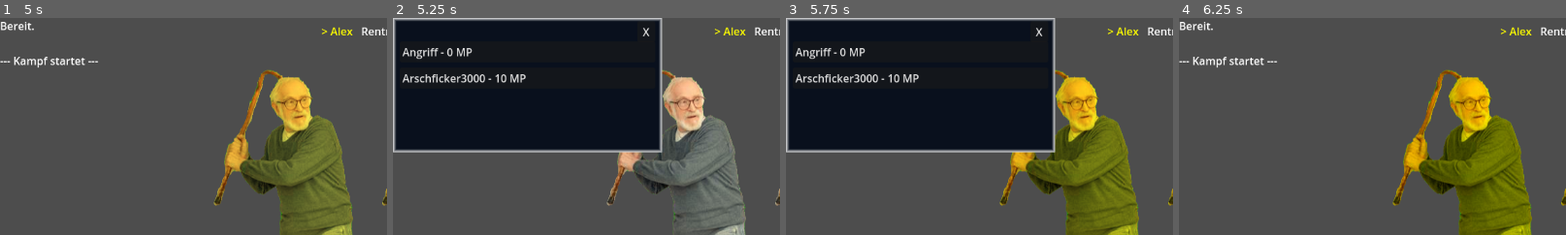
Above: before the commit, frames 1-4 (left to right).
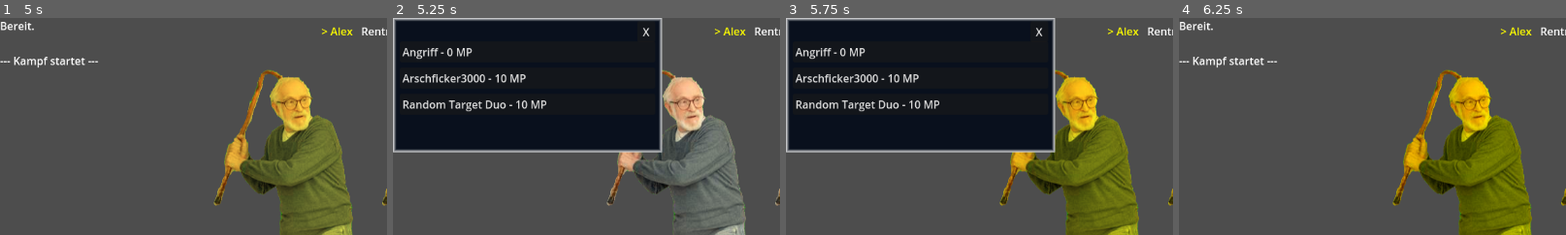
Above: after the commit, the same moments.

Repository: Marv0407/kotstulle-game
Game: Godot game, scene res://scenes/control.tscn
Same seed, same stepped clock (60 frames per second), same inputs: the game is played once before the commit and once after it.
Inputs (mouse positions are % of the whole screen's width and height, from its top left):
- Up to frame 1 (5 s): click "Start New Game" at 0.5 s; click (12, 7) at 1.27 s; type "Alex" at 1.35 s; click "Starten" at 2 s; click "Start Battle" at 2.75 s; click (37, 37) at 3.52 s; click "Attack" at 4.25 s
- Up to frame 2 (5.25 s): click "Skills" at 5 s
- Up to frame 3 (5.75 s): no input
- Up to frame 4 (6.25 s): click "Angriff - 0 MP" at 5.75 s
The pictures show only the part of the screen within x 0-50%, y 0-50%; the shares and areas given below are measured in that part.

Frame 1 is identical in both runs. In frame 2, 0.9% of the frame differs, in the area x 2-40%, y 37-44%; in frame 3, 0.9%; in frame 4, nothing differs.

Commit message:
Add random target skill support and new skills
Implemented execute_skill_random in battle_manager.gd to support skills that target random enemies. Updated skill selection logic to handle 'random' target_selector. Added new skill resources (random-duo.tres, testerschmeester.tres), updated hero.tres to include the new skill, and adjusted feature_tester.tres and Vermilcht.tres for new status effect and skill parameters. Added a BattleTest scene for testing.

Diff:
--- a/ressources/Player Characters/hero.tres
+++ b/ressources/Player Characters/hero.tres
@@ -1,9 +1,10 @@
-[gd_resource type="Resource" script_class="CharData" load_steps=5 format=3 uid="uid://d27kr4qwd3ng"]
+[gd_resource type="Resource" script_class="CharData" load_steps=6 format=3 uid="uid://d27kr4qwd3ng"]
 
 [ext_resource type="Script" uid="uid://b4vfx11poblgj" path="res://scripts/char_data.gd" id="1_x38h4"]
 [ext_resource type="Script" uid="uid://d0ehdwbbf3lbd" path="res://scripts/SkillData.gd" id="2_fpjk5"]
 [ext_resource type="Resource" uid="uid://dgidyqwyuvip7" path="res://ressources/skills/PlayerAttack.tres" id="3_rkocy"]
 [ext_resource type="Resource" uid="uid://b4whja5r01bmo" path="res://ressources/skills/feature_tester.tres" id="4_lodd5"]
+[ext_resource type="Resource" uid="uid://dw0u3emqgo6aw" path="res://ressources/skills/random-duo.tres" id="5_nanq1"]
 
 [resource]
 script = ExtResource("1_x38h4")
@@ -16,5 +17,5 @@
 luck = 15
 speed = 15
 level = 1
-skills = Array[ExtResource("2_fpjk5")]([ExtResource("3_rkocy"), ExtResource("4_lodd5")])
+skills = Array[ExtResource("2_fpjk5")]([ExtResource("3_rkocy"), ExtResource("4_lodd5"), ExtResource("5_nanq1")])
 metadata/_custom_type_script = "uid://b4vfx11poblgj"
--- a/ressources/skills/feature_tester.tres
+++ b/ressources/skills/feature_tester.tres
@@ -1,7 +1,7 @@
 [gd_resource type="Resource" script_class="SkillData" load_steps=4 format=3 uid="uid://b4whja5r01bmo"]
 
 [ext_resource type="Script" uid="uid://d0ehdwbbf3lbd" path="res://scripts/SkillData.gd" id="1_66ae8"]
-[ext_resource type="Resource" uid="uid://l4ns0lici5sr" path="res://ressources/status effects/Verbrennung.tres" id="2_aairr"]
+[ext_resource type="Resource" uid="uid://dedjl67ix1n8t" path="res://ressources/status effects/Vermilcht.tres" id="2_ftqjy"]
 [ext_resource type="PackedScene" uid="uid://gm8oertihbmx" path="res://scenes/HitEffect.tscn" id="3_ftqjy"]
 
 [resource]
@@ -11,7 +11,8 @@
 mp_cost = 10
 vfx_scene = ExtResource("3_ftqjy")
 base_damage = 1
-hit_count = 3
-delay_between_hits = 0.2
-status_to_apply = ExtResource("2_aairr")
+scaling_factor = 0.5
+hit_count = 2
+delay_between_hits = 0.5
+status_to_apply = ExtResource("2_ftqjy")
 metadata/_custom_type_script = "uid://d0ehdwbbf3lbd"
--- /dev/null
+++ b/ressources/skills/random-duo.tres
@@ -0,0 +1,16 @@
+[gd_resource type="Resource" script_class="SkillData" load_steps=3 format=3 uid="uid://dw0u3emqgo6aw"]
+
+[ext_resource type="Script" uid="uid://d0ehdwbbf3lbd" path="res://scripts/SkillData.gd" id="1_7y55p"]
+[ext_resource type="PackedScene" uid="uid://gm8oertihbmx" path="res://scenes/HitEffect.tscn" id="2_2u5q4"]
+
+[resource]
+script = ExtResource("1_7y55p")
+skill_name = "Random Target Duo"
+mp_cost = 10
+vfx_scene = ExtResource("2_2u5q4")
+target_selector = "random"
+base_damage = 1
+scaling_factor = 0.4
+hit_count = 4
+delay_between_hits = 0.3
+metadata/_custom_type_script = "uid://d0ehdwbbf3lbd"
--- /dev/null
+++ b/ressources/skills/testerschmeester.tres
@@ -0,0 +1,10 @@
+[gd_resource type="Resource" script_class="SkillData" load_steps=2 format=3 uid="uid://clvmaxifltlxr"]
+
+[ext_resource type="Script" uid="uid://d0ehdwbbf3lbd" path="res://scripts/SkillData.gd" id="1_hadgi"]
+
+[resource]
+script = ExtResource("1_hadgi")
+skill_name = "FickerMicker"
+mp_cost = 30000
+base_damage = 100
+metadata/_custom_type_script = "uid://d0ehdwbbf3lbd"
--- a/ressources/status effects/Vermilcht.tres
+++ b/ressources/status effects/Vermilcht.tres
@@ -6,6 +6,5 @@
 script = ExtResource("1_eh1cd")
 effect_name = "Vermilcht"
 is_stackable = true
-stack_cap = 3
 base_dot_damage = 5
 metadata/_custom_type_script = "uid://cqls26xrlvum2"
--- a/scripts/battle_manager.gd
+++ b/scripts/battle_manager.gd
@@ -93,6 +93,7 @@
 
 	if not actor.is_alive():
 		next_turn()
+		process_turn()
 		return
 
 	if actor in party:
@@ -199,6 +200,31 @@
 			await get_tree().create_timer(skill.delay_between_hits).timeout
 		else:
 			await get_tree().create_timer(0.2).timeout
+
+	await get_tree().create_timer(0.6).timeout
+	next_turn()
+	process_turn()
+
+func execute_skill_random(user: BattleCharacter, skill: SkillData, targets: Array[BattleCharacter]):
+	state = BattleState.ENEMY_TURN
+	var is_random = (skill.target_selector == "random")
+
+	for hit in range(skill.hit_count):
+		var current_targets = targets
+		if is_random:
+			var config = {"target_pool": "enemies", "selector": "random", "count": skill.target_count}
+			current_targets = get_targets_dynamic(user, config)
+		for target in current_targets:
+			if target.is_alive():
+				var damage = calculate_damage(user, target, skill)
+				apply_skill_effects(user, target, damage, skill)
+
+				if hit == skill.hit_count - 1 and skill.status_to_apply:
+					if randf() * 100 < skill.chance_to_apply:
+						apply_status_effect(user, target, skill.status_to_apply)
+
+		if skill.hit_count > 1:
+			await get_tree().create_timer(skill.delay_between_hits).timeout
 
 	await get_tree().create_timer(0.6).timeout
 	next_turn()
@@ -422,11 +448,19 @@
 
 func _on_skill_chosen(skill: SkillData):
 	skill_menu.hide()
-	if skill.target_selector == "all":
-		var all_enemies = get_alive_enemies()
-		execute_skill_aoe(get_current_actor(), skill, all_enemies)
-	else:
-		start_target_selection(get_current_actor(), skill)
+	match skill.target_selector:
+		"all":
+			var all_enemies = get_alive_enemies()
+			execute_skill_aoe(get_current_actor(), skill, all_enemies)
+
+		"random":
+			var config = {"target_pool": "enemies", "selector": "random", "count": skill.target_count}
+			var random_targets = get_targets_dynamic(get_current_actor(), config)
+			if not random_targets.is_empty():
+				execute_skill_random(get_current_actor(), skill, random_targets)
+
+		"manual":
+			start_target_selection(get_current_actor(), skill)
 
 func _on_skill_menu_canceled():
 	skill_menu.hide()
Not shown, added: scenes/BattleTest.tscn36232005858.tmp
